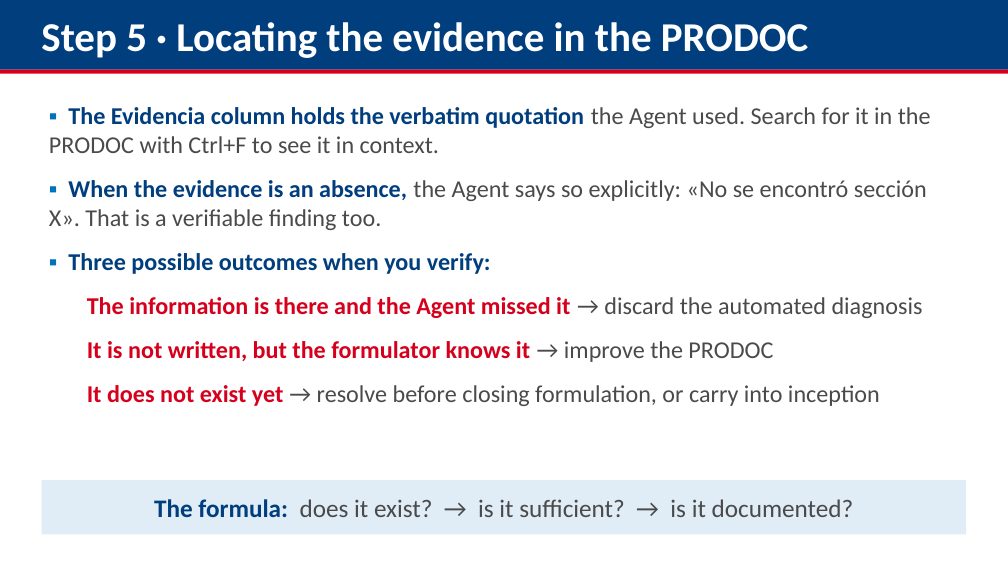
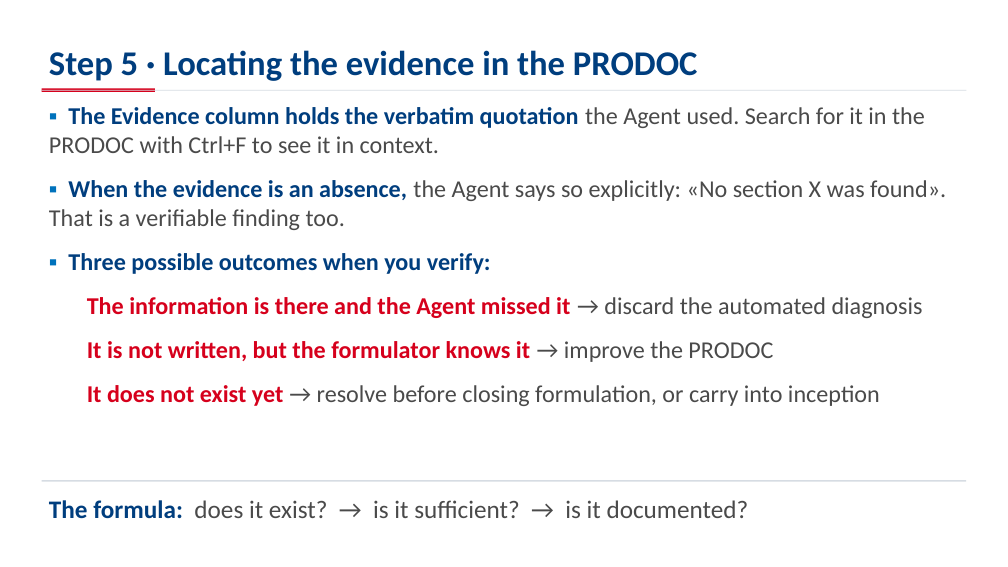
Before and after one commit to aevpsnow6-oss/deploy, a slide deck: slide 30 of presentation/capacitacion_appraisal/ILO_Appraisal_GPT_Training_Ahmed_EN.pptx (slide 25 before the commit). Drawn at 1008x567 pixels with LibreOffice and Linux fonts; fonts in the diff are those of the drawing. Boxes give left, top, right and bottom in pixels: in the first picture for what was removed or moved away, otherwise in the second. Text is boxed around its words. In the diff, an @@ line names an element or a change of style, - is before the commit and + after.

```diff
--- a/presentation/capacitacion_appraisal/ILO_Appraisal_GPT_Training_Ahmed_EN.pptx
+++ b/presentation/capacitacion_appraisal/ILO_Appraisal_GPT_Training_Ahmed_EN.pptx
@@ rectangle removed at <box>0,0,1008,70</box> @@
@@ text "Step 5 · Locating the ...": place and size @@
-text "Step 5 · Locating the ..." at <box>41,22,808,58</box>
+text "Step 5 · Locating the ..." at <box>49,50,698,81</box>
@@ text "Step 5 · Locating the ..." at <box>49,50,698,81</box>: size 39 to 33 pt, text colour #FFFFFF to #003E7E @@
@@ rectangle added at <box>42,88,155,91</box>, fill #D6001C @@
@@ rectangle: place and size @@
-rectangle at <box>0,70,1008,74</box>
+rectangle at <box>42,90,966,91</box>
@@ rectangle at <box>42,90,966,91</box>: fill #D6001C to #D6DCE3 @@
@@ text at <box>49,107,946,230</box>: text changed @@
-▪ The Evidencia column holds the verbatim quotation the Agent used. Search for it in the PRODOC with Ctrl+F to see it in context.
-▪ When the evidence is an absence, the Agent says so explicitly: «No se encontró sección X». That is a verifiable finding too.
+▪ The Evidence column holds the verbatim quotation the Agent used. Search for it in the PRODOC with Ctrl+F to see it in context.
+▪ When the evidence is an absence, the Agent says so explicitly: «No section X was found». That is a verifiable finding too.
@@ text "The formula: does it exist? ...": place and size @@
-text "The formula: does it exist? ..." at <box>42,480,966,535</box>
+text "The formula: does it exist? ..." at <box>49,500,749,519</box>
@@ text "The formula: does it exist? ..." at <box>49,500,749,519</box>: alignment centre to left; vertical alignment middle to top; fill #E0ECF6 to none @@
@@ rectangle added at <box>42,480,966,482</box>, fill #D6DCE3 @@
```
Also in this commit, not shown: 26 other slides changed, 6 slides added, 5 other files.
